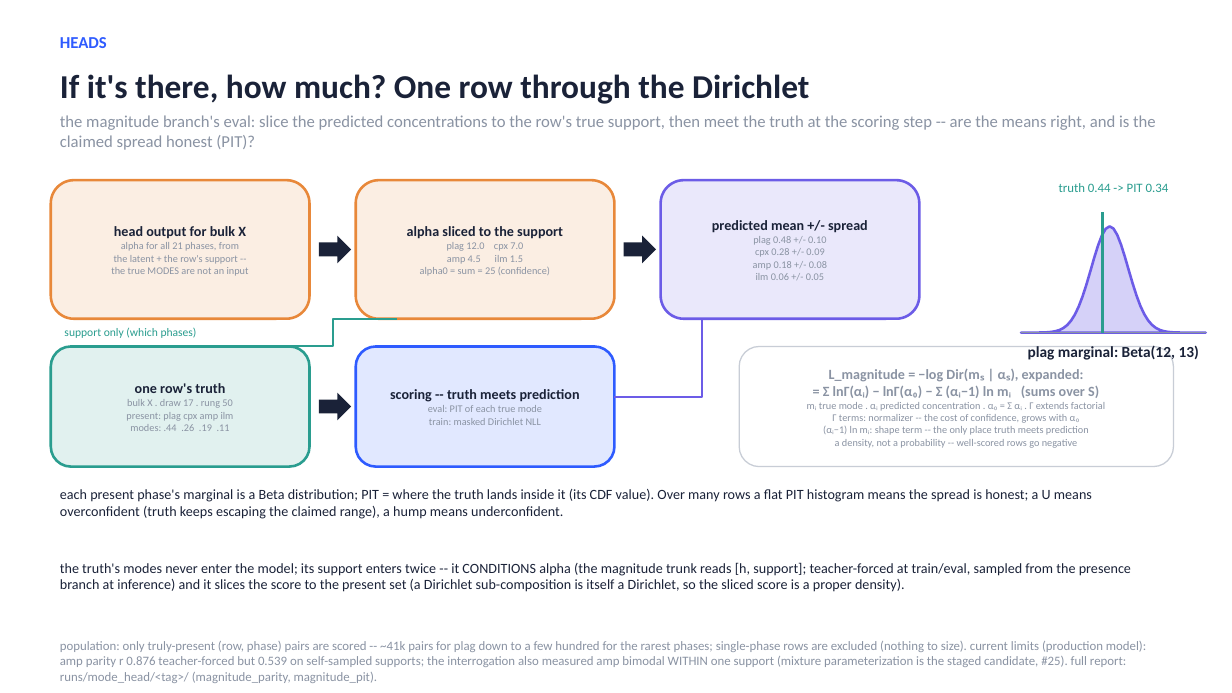
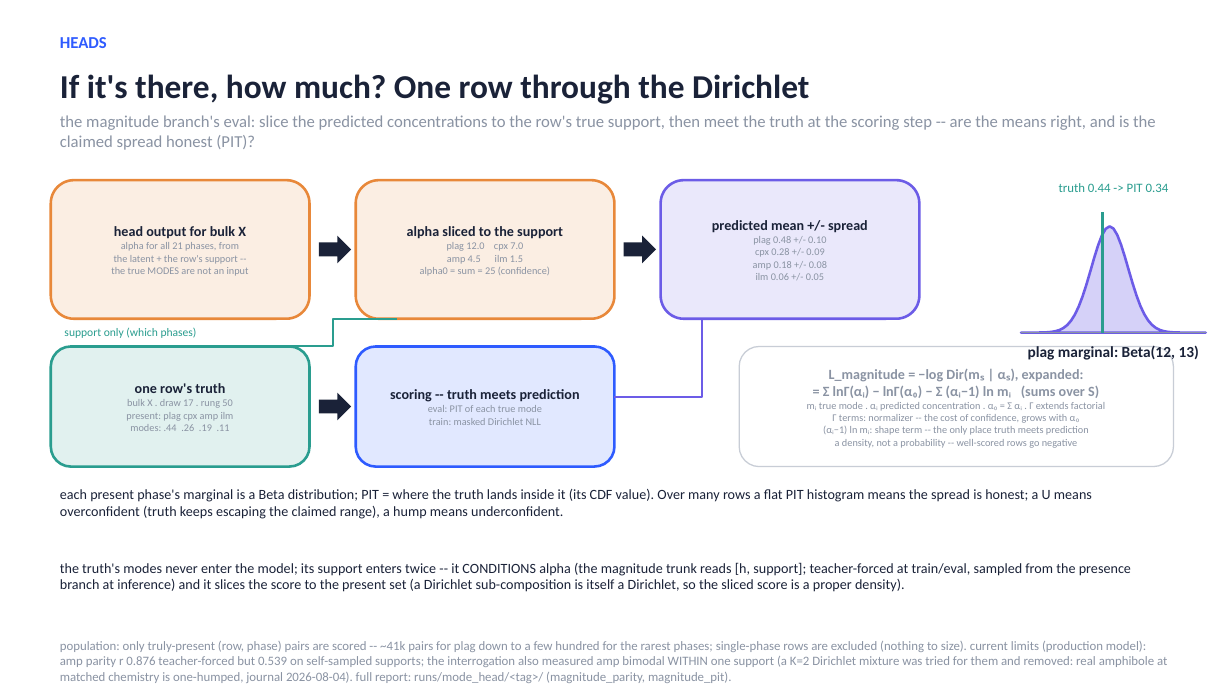
Before and after one commit to matthew-j-liu/phasecast, a slide deck: slide 14 of slides/overview.pptx. Drawn at 1232x693 pixels with LibreOffice and Linux fonts; fonts in the diff are those of the drawing. Boxes give left, top, right and bottom in pixels: in the first picture for what was removed or moved away, otherwise in the second. Text is boxed around its words. In the diff, an @@ line names an element or a change of style, - is before the commit and + after.

Commit message:
delete the K=2 ModeHead mixture (#67 item 4): head, config, loss and sampler plumbing, interrogation branches, checkpoint, and eight tests go; the mixture-shaped scoring contract stays for the tailed tier and measured heads; deck slide marked removed

```diff
--- a/slides/overview.pptx
+++ b/slides/overview.pptx
@@ text at (60,641,1167,683): text changed @@
-population: only truly-present (row, phase) pairs are scored -- ~41k pairs for plag down to a few hundred for the rarest phases; single-phase rows are excluded (nothing to size). current limits (production model): amp parity r 0.876 teacher-forced but 0.539 on self-sampled supports; the interrogation also measured amp bimodal WITHIN one support (mixture parameterization is the staged candidate, #25). full report: runs/mode_head/<tag>/ (magnitude_parity, magnitude_pit).
+population: only truly-present (row, phase) pairs are scored -- ~41k pairs for plag down to a few hundred for the rarest phases; single-phase rows are excluded (nothing to size). current limits (production model): amp parity r 0.876 teacher-forced but 0.539 on self-sampled supports; the interrogation also measured amp bimodal WITHIN one support (a K=2 Dirichlet mixture was tried for them and removed: real amphibole at matched chemistry is one-humped, journal 2026-08-04). full report: runs/mode_head/<tag>/ (magnitude_parity, magnitude_pit).
```
Also in this commit, not shown: 1 other slide changed, 25 other files.
